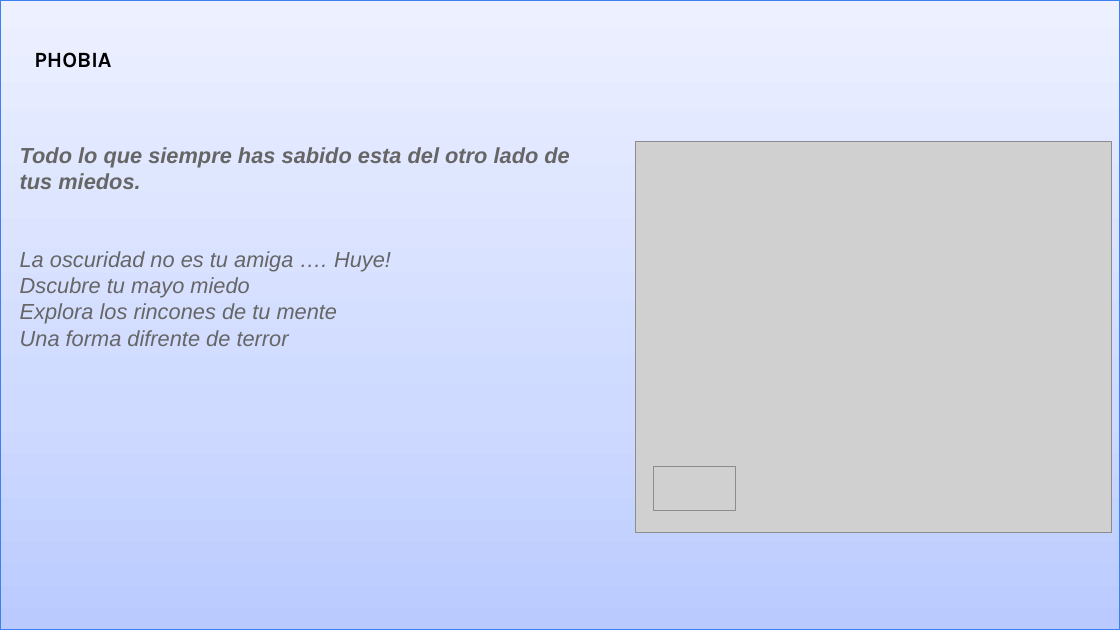
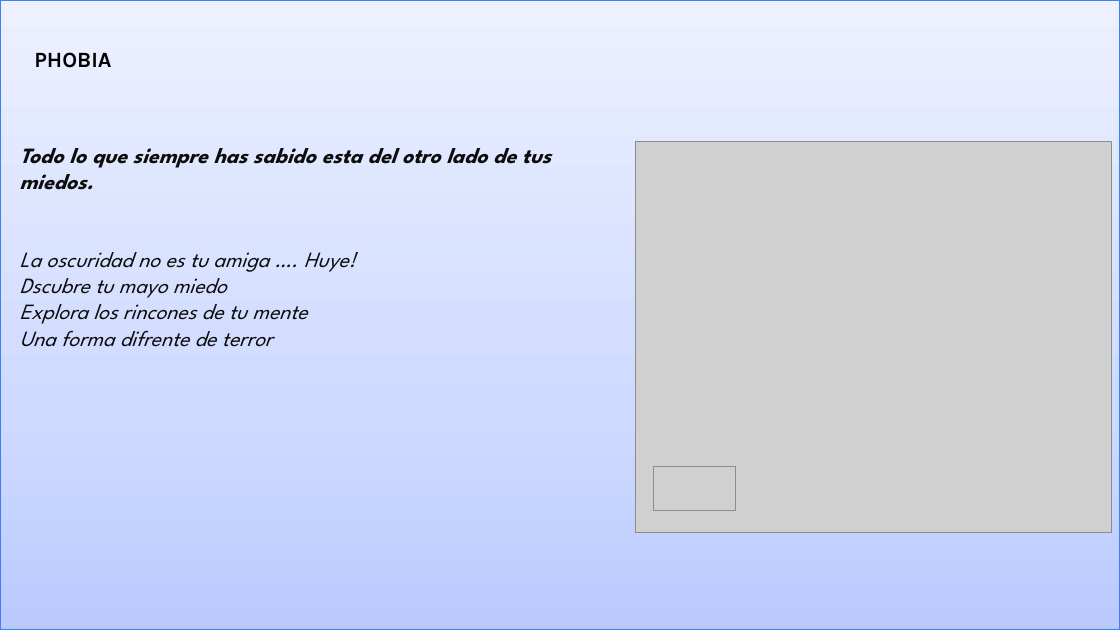
Before and after one commit to Marianoz1972/PICH, a slide deck: slide 3 of Pitch (Venta) [Template] PHOBIA.pptx. Drawn at 1120x630 pixels with LibreOffice and Linux fonts; fonts in the diff are those of the drawing; grey boxes stand for pictures. Boxes give left, top, right and bottom in pixels: in the first picture for what was removed or moved away, otherwise in the second. Text is boxed around its words. In the diff, an @@ line names an element or a change of style, - is before the commit and + after.

```diff
--- a/Pitch (Venta) [Template] PHOBIA.pptx
+++ b/Pitch (Venta) [Template] PHOBIA.pptx
@@ text "Todo lo que siempre has ..." at box(20, 148, 551, 347): font Arial to League Spartan, text colour #666666 to #0D0D0D @@
```
Also in this commit, not shown: 4 other slides changed, 2 slides added, 1 slide removed.
